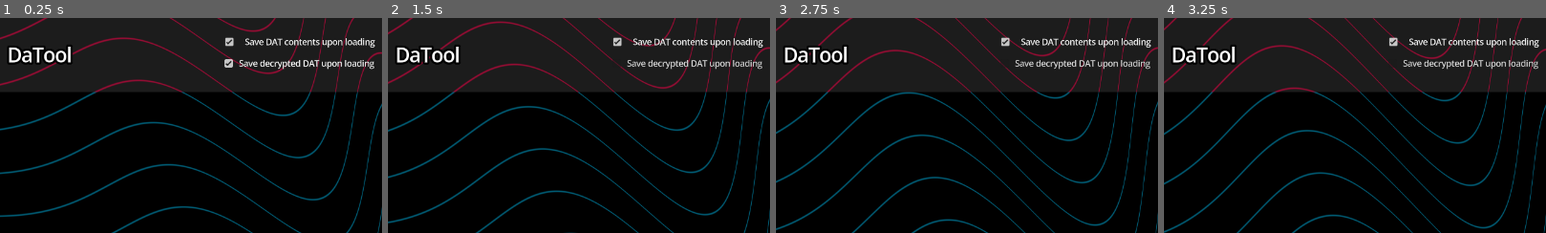
Above: before the commit, frames 1-4 (left to right).
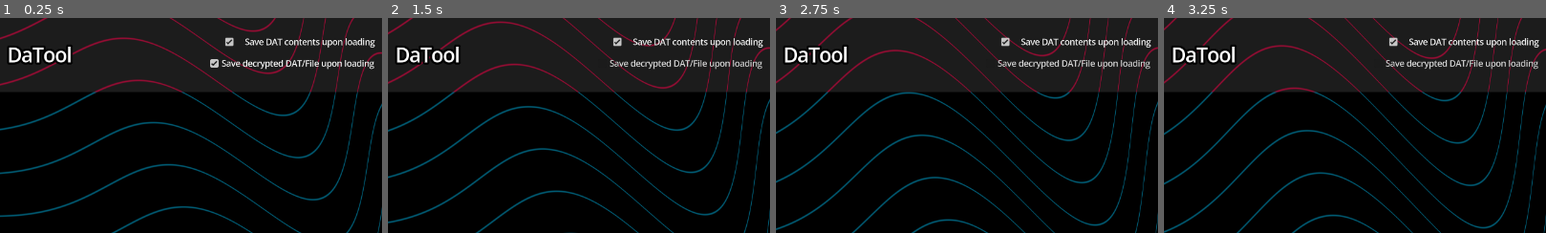
Above: after the commit, the same moments.

Repository: akitotheanimator/Okami-Tools
Game: Godot game, scene res://app.tscn
Same seed, same stepped clock (60 frames per second), same inputs: the game is played once before the commit and once after it.
Inputs:
- Up to frame 1 (0.25 s): no input
- Up to frame 2 (1.5 s): click "Save decrypted DAT upon loadi…" (after the commit: "Save decrypted DAT/File upon …") at 0.5 s; click "File" at 1.25 s
- Up to frame 3 (2.75 s): click "File" at 2 s
- Up to frame 4 (3.25 s): click "File" at 2.75 s
The pictures show only the part of the screen within x 45-95%, y 0-50%; the shares and areas given below are measured in that part.

The runs differ from the first frame. In frame 1, 0.8% of the frame differs, in the area x 55-98%, y 19-24%; in frame 2, 0.6%; in frame 3, 0.6%; in frame 4, 0.6%.

Commit message:
Add files via upload

Diff:
--- a/da-tool/app.tscn
+++ b/da-tool/app.tscn
@@ -278,7 +278,7 @@
 theme_override_constants/outline_size = 4
 theme_override_font_sizes/font_size = 14
 button_pressed = true
-text = "Save decrypted DAT upon loading"
+text = "Save decrypted DAT/File upon loading"
 alignment = 2
 script = ExtResource("4_5oejy")
 
--- a/da-tool/scripts/app.gd
+++ b/da-tool/scripts/app.gd
@@ -9,49 +9,79 @@
 		var allow:bool = false
 		var s:String = "*." + f.get_extension()
 		for i:Array in DAT.supported_file_types:
-			if i[0] == s:
+			if i[0] == s || s == "*.dbp":
 				allow = true
 				break
 		if allow:
-			DAT.load_data_package(f) #this should ouput the DAT assets.
-		if s == "*.dbp":
-			var F:FileAccess = FileAccess.open(f,FileAccess.READ)
-			if !F:
-				return
-			#reassemble dbp back into a encrypted DAT file.
-			DAT.FLAG_INFO.resize(5)
+			if s != "*.dbp":
+				DAT.load_data_package(f) #this should ouput the DAT assets.
+			else:
+				var F:FileAccess = FileAccess.open(f,FileAccess.READ)
+				if !F:
+					DAT.LOG.ADD_LOG("Couldn't open file " + f + ".")
+					return
+				#reassemble dbp back into a encrypted DAT file.
+				DAT.FLAG_INFO.resize(5)
 
-			DAT.MANAGER.clear()
-			#print(f.get_base_dir())
-			var all_files:PackedStringArray = get_all_files(f.get_base_dir())
-			var sort_array:Array = []
-			sort_array.resize(all_files.size())
-			for i:int in range(0, all_files.size()):
-				var number:int = int(all_files[i].get_file().split('_')[1].split('.')[0])
-				sort_array[i] = [all_files[i],number]
-			sort_array.sort_custom(func(a,b) -> bool:
-				return a[1] < b[1])
+				DAT.MANAGER.clear()
+				#print(f.get_base_dir())
+				var all_files:PackedStringArray = get_all_files(f.get_base_dir())
+				var sort_array:Array = []
+				sort_array.resize(all_files.size())
+				for i:int in range(0, all_files.size()):
+					var number:int = int(all_files[i].get_file().split('_')[1].split('.')[0])
+					sort_array[i] = [all_files[i],number]
+				sort_array.sort_custom(func(a,b) -> bool:
+					return a[1] < b[1])
 
-			var ALL_PATHS:PackedStringArray = []
-			for i:int in range(0, sort_array.size()):
-				if FileAccess.file_exists(sort_array[i][0]) && FileAccess.file_exists(sort_array[i][0] + ".i"):
-					ALL_PATHS.append(sort_array[i][0])
-					ALL_PATHS.append(sort_array[i][0] + ".i")
+				var ALL_PATHS:PackedStringArray = []
+				for i:int in range(0, sort_array.size()):
+					if FileAccess.file_exists(sort_array[i][0]) && FileAccess.file_exists(sort_array[i][0] + ".i"):
+						ALL_PATHS.append(sort_array[i][0])
+						ALL_PATHS.append(sort_array[i][0] + ".i")
 
-			DAT.dat_data_array.clear()
-			DAT.dat_data_array.resize(roundi(ALL_PATHS.size()/2))
-			for i:int in range(0, ALL_PATHS.size(),2):
-				var index:int = roundi(i / 2)
-				#print(ALL_PATHS[i])
-				DAT.dat_data_array[index] = [ALL_PATHS[i].get_file().split('_')[0], FileAccess.get_file_as_bytes(ALL_PATHS[i+1]), FileAccess.get_file_as_bytes(ALL_PATHS[i])]
-			F.seek(F.get_8() + 1)
-			DAT.FLAG_INFO[0] = F.get_32()
-			DAT.FLAG_INFO[1] = F.get_32()
-			DAT.FLAG_INFO[2] = F.get_32()
-			DAT.FLAG_INFO[3] = F.get_32()
-			DAT.FLAG_INFO[4] = F.get_32()
-			DAT.MANAGER.refresh()
+				DAT.dat_data_array.clear()
+				DAT.dat_data_array.resize(roundi(ALL_PATHS.size()/2))
+				for i:int in range(0, ALL_PATHS.size(),2):
+					var index:int = roundi(i / 2)
+					#print(ALL_PATHS[i])
+					DAT.dat_data_array[index] = [ALL_PATHS[i].get_file().split('_')[0], FileAccess.get_file_as_bytes(ALL_PATHS[i+1]), FileAccess.get_file_as_bytes(ALL_PATHS[i])]
+				F.seek(F.get_8() + 1)
+				DAT.FLAG_INFO[0] = F.get_32()
+				DAT.FLAG_INFO[1] = F.get_32()
+				DAT.FLAG_INFO[2] = F.get_32()
+				DAT.FLAG_INFO[3] = F.get_32()
+				DAT.FLAG_INFO[4] = F.get_32()
+				DAT.MANAGER.refresh()
+				DAT.LOG.ADD_LOG("Package constructor loaded from path " + f + ".")
+		else:
+			if DAT.save_unic_dat:
+				var SB:StreamPeerBuffer = StreamPeerBuffer.new()
+				SB.data_array = FileAccess.get_file_as_bytes(f)
+				if SB.data_array.size() % BlowfishECB.BLOCK_SIZE != 0:
+					DAT.LOG.ADD_LOG("The given file cannot be decrypted. Block size does not match. Result: " + str(SB.data_array.size() % BlowfishECB.BLOCK_SIZE))
+					return
 
+				#this portion of the code's purpose is to check if the file is either encrypted or not
+				var f2:FileAccess = FileAccess.open(f,FileAccess.READ)
+				if !f2:
+					DAT.LOG.ADD_LOG("Couldn't open file " + f + ".")
+					return
+				SB.seek(0)
+				DAT.LOG.ADD_LOG("An attempt to decrypt the file will be made. However, if the file wasn't encrypted, the decryptor will only scramble your file's data. Make sure it is encrypted before running it through this program.")
+				DAT.LOG.ADD_LOG("Trying file decryption...")
+				await get_tree().create_timer(0.1).timeout
+				var BF:BlowfishECB = BlowfishECB.new()
+				SB.clear()
+				SB.data_array = BF.decrypt_bytes(FileAccess.get_file_as_bytes(f))
+				BF.free()
+
+
+				if DAT.save_unic_dat:
+					var FILE:FileAccess = FileAccess.open(f.replace("." + f.get_extension(),"_decrypted" + "." + f.get_extension()),FileAccess.WRITE)
+					if FILE:
+						FILE.store_buffer(SB.data_array)
+						DAT.LOG.ADD_LOG("Decrypted file stored on " + FILE.get_path() +".")
 #chatgpt helped me on this one lmao 🥀
 func get_all_files(path:String, files:Array = []) -> PackedStringArray:
 	var dir := DirAccess.open(path)
